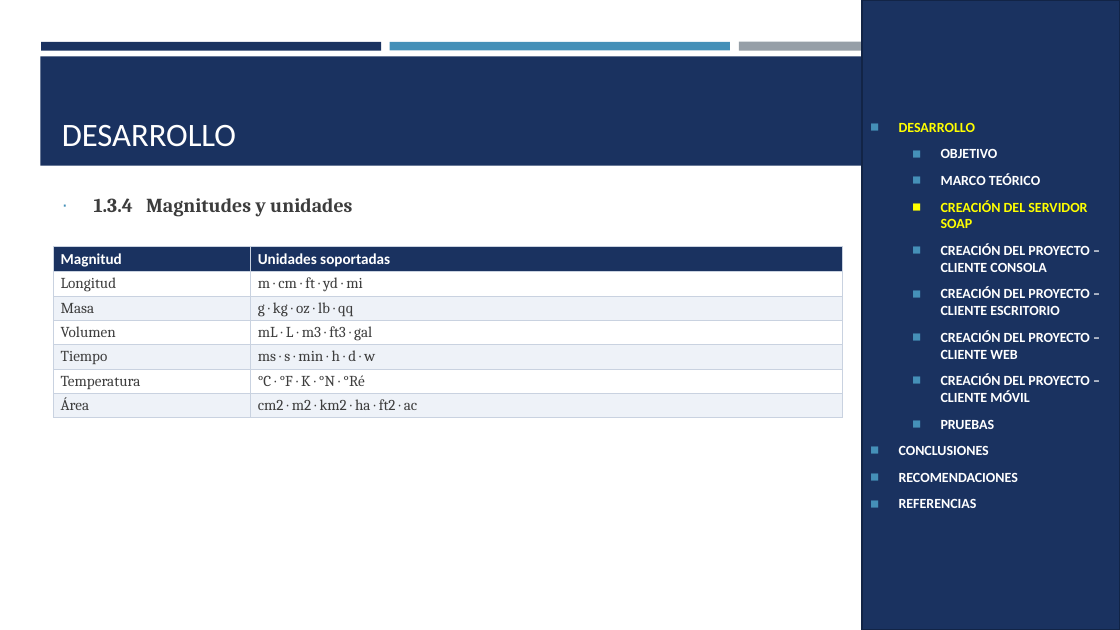
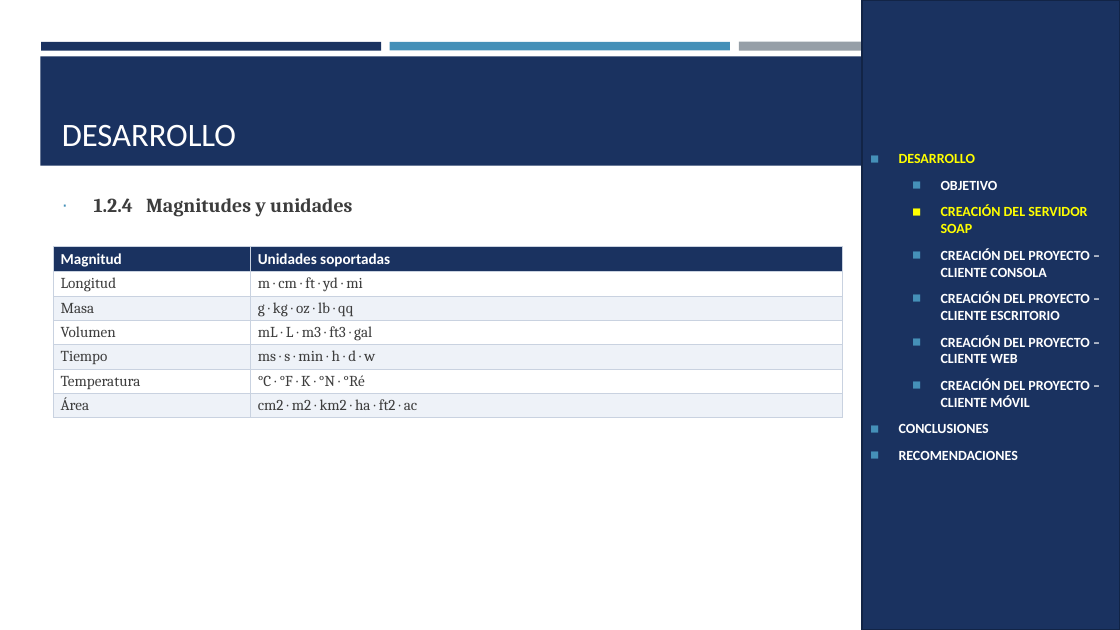
Before and after one commit to IMarcusDev/TI.1.1.-PAO202651_SOAP_JAVA_SINBDD_NRC_36883_GR04, a slide deck: slide 7 of 05. DOCUMENTACION/PRESENTACION TI.1.1. SOAP sin BDD en JAVA GR4.pptx (slide 11 before the commit). Drawn at 1120x630 pixels with LibreOffice and Linux fonts; fonts in the diff are those of the drawing. Boxes give left, top, right and bottom in pixels: in the first picture for what was removed or moved away, otherwise in the second. Text is boxed around its words. In the diff, an @@ line names an element or a change of style, - is before the commit and + after.

```diff
--- a/05. DOCUMENTACION/PRESENTACION TI.1.1. SOAP sin BDD en JAVA GR4.pptx
+++ b/05. DOCUMENTACION/PRESENTACION TI.1.1. SOAP sin BDD en JAVA GR4.pptx
@@ text in rectangle at (x1=941, y1=173, x2=1040, y2=185): paragraph removed @@
-  ◼ MARCO TEÓRICO
@@ text at (x1=94, y1=198, x2=352, y2=217): text changed @@
-∙ 1.3.4 Magnitudes y unidades
+∙ 1.2.4 Magnitudes y unidades
@@ text in rectangle at (x1=941, y1=420, x2=995, y2=429): paragraph removed @@
-  ◼ PRUEBAS
@@ text in rectangle at (x1=899, y1=499, x2=977, y2=508): paragraph removed @@
-◼ REFERENCIAS
```
Also in this commit, not shown: 21 other slides changed, 7 slides removed.
